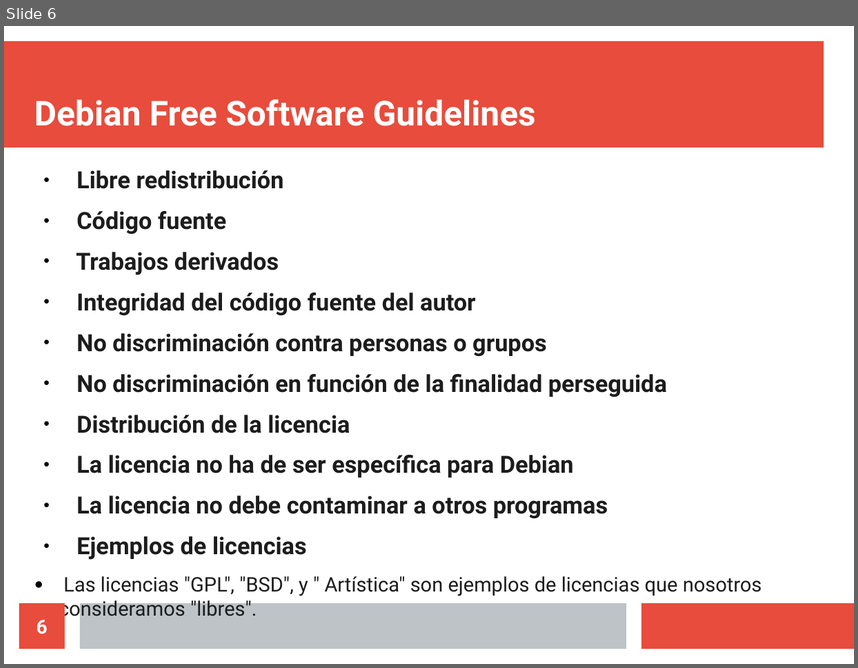
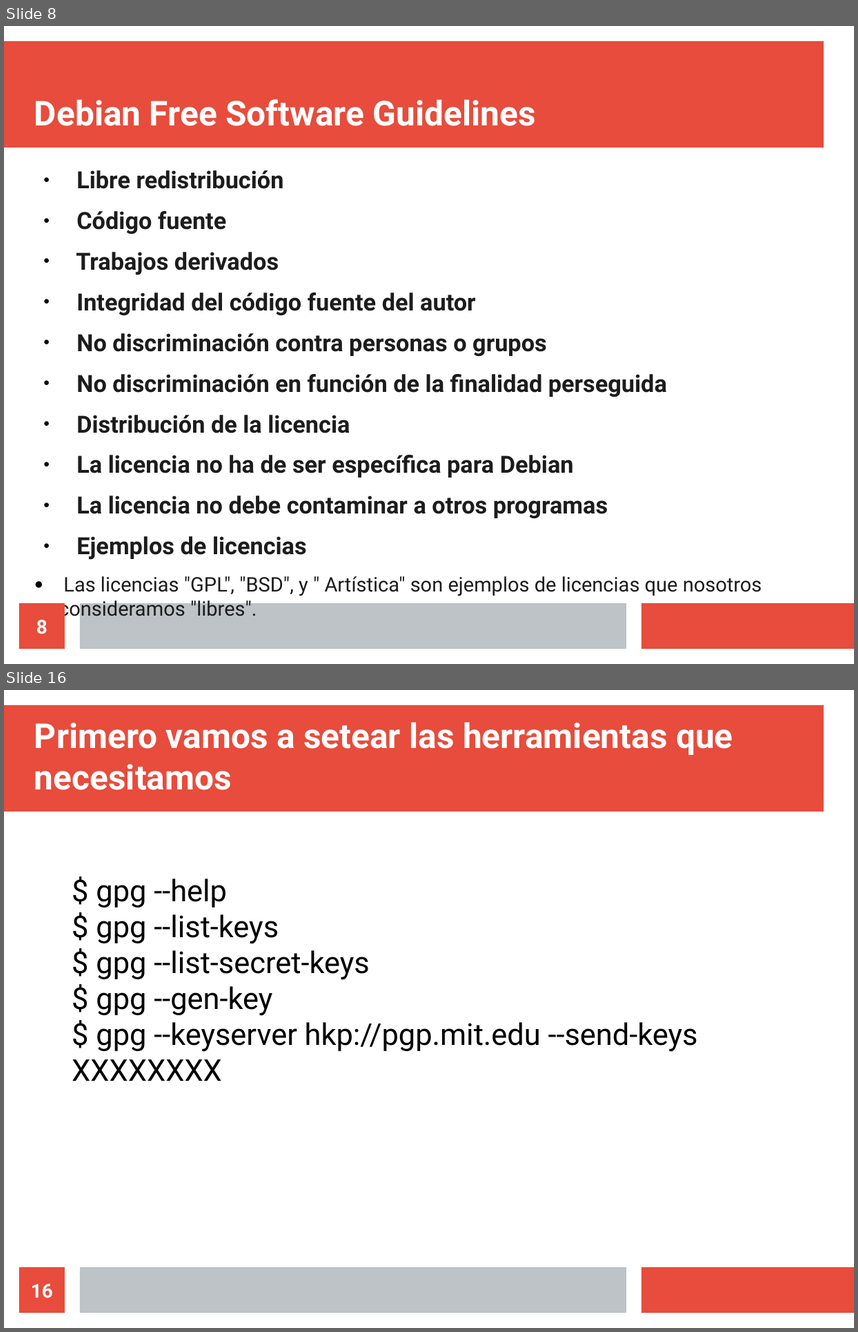
Before and after one commit to eamanu/Talks, a slide deck: 2019/EILAR/talleres/Debian/DebianPackagingIntro.odp. Shown one above the other, each under a label of ours: slide 6 before the commit, slides 8 and 16 after it; the slides between them are not shown. The pictures are 858x668 and 858x1332 pixels, drawn with LibreOffice and Linux fonts; fonts in the diff are those of the drawing. Boxes give left, top, right and bottom in pixels: in the first picture for what was removed or moved away, otherwise in the second. Text is boxed around its words. In the diff, an @@ line names an element or a change of style, - is before the commit and + after.

```diff
--- a/2019/EILAR/talleres/Debian/DebianPackagingIntro.odp
+++ b/2019/EILAR/talleres/Debian/DebianPackagingIntro.odp
@@ slide 16 added at (x1=4, y1=690, x2=854, y2=1328), background #FFFFFF; not listed: 3 template elements that a slide beside it also shows @@
@@ title added at (x1=34, y1=722, x2=733, y2=790), 32 pt, text #FFFFFF, bold @@
+Primero vamos a setear las herramientas que necesitamos
@@ text added at (x1=72, y1=878, x2=698, y2=1081), 28 pt, text #000000 @@
+$ gpg --help
+$ gpg --list-keys
+$ gpg --list-secret-keys
+$ gpg --gen-key
+$ gpg --keyserver hkp://pgp.mit.edu --send-keys XXXXXXXX
@@ page number added at (x1=19, y1=1267, x2=65, y2=1312), fill #E74C3C, 18 pt, text #FFFFFF, bold @@
+16
@@ what was slide 6 is now slide 8 @@
@@ page number at (x1=36, y1=619, x2=47, y2=634): text changed @@
-6
+8
```
Also in this commit, not shown: 1 slide changed, 17 other slides added.
